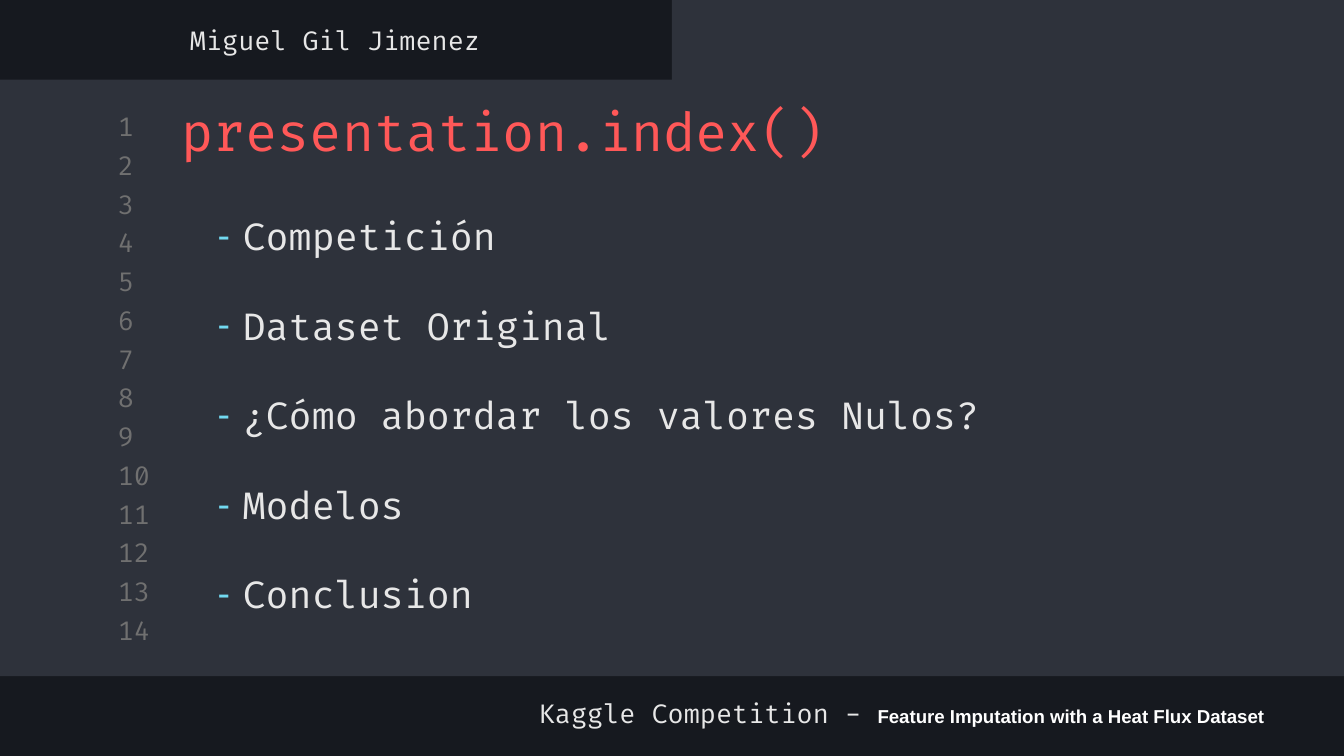
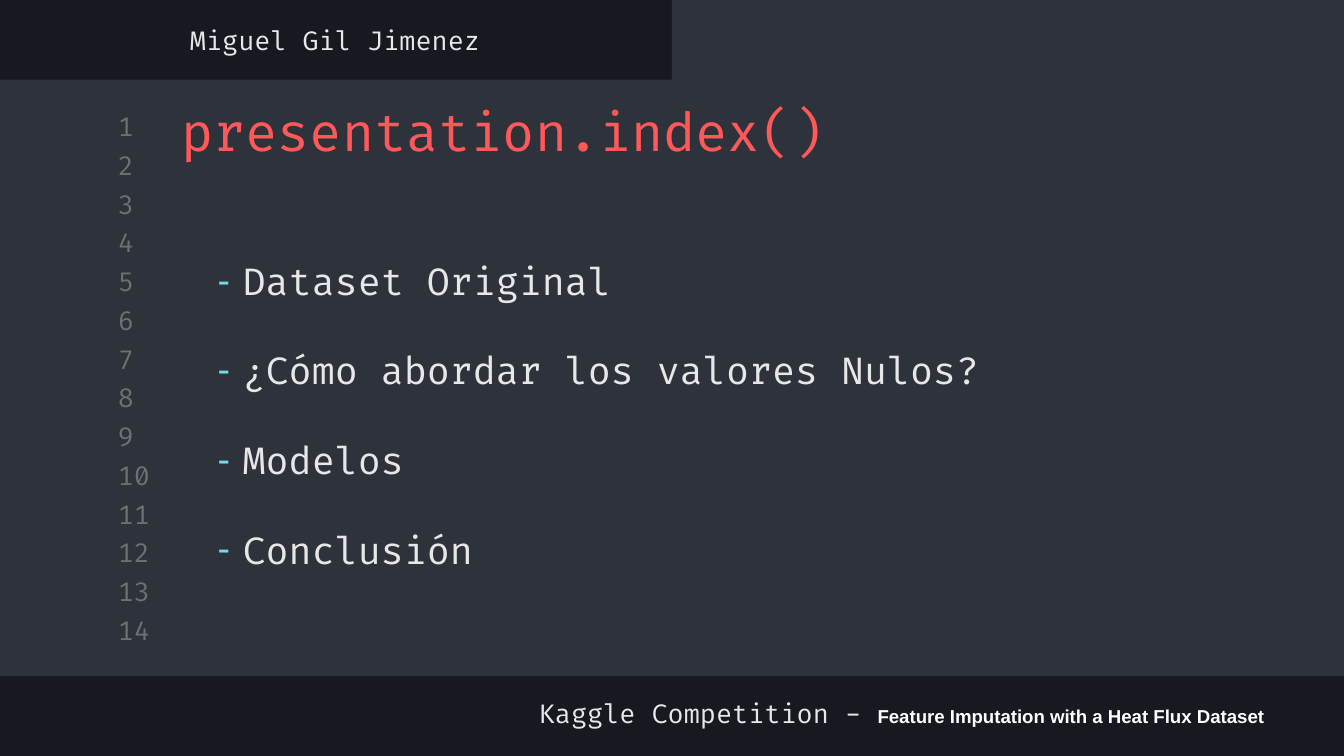
Before and after one commit to mgiljimenez/kaggle_Heat_Flux, a slide deck: slide 2 of presentation.pptx. Drawn at 1344x756 pixels with LibreOffice and Linux fonts; fonts in the diff are those of the drawing. Boxes give left, top, right and bottom in pixels: in the first picture for what was removed or moved away, otherwise in the second. Text is boxed around its words. In the diff, an @@ line names an element or a change of style, - is before the commit and + after.

```diff
--- a/presentation.pptx
+++ b/presentation.pptx
@@ text at [243,220,496,258]: paragraph removed @@
-– Competición
@@ text at [243,534,473,565]: text changed @@
-– Conclusion
+– Conclusión
```
Also in this commit, not shown: 3 other slides changed, 3 slides added, 5 other files.
